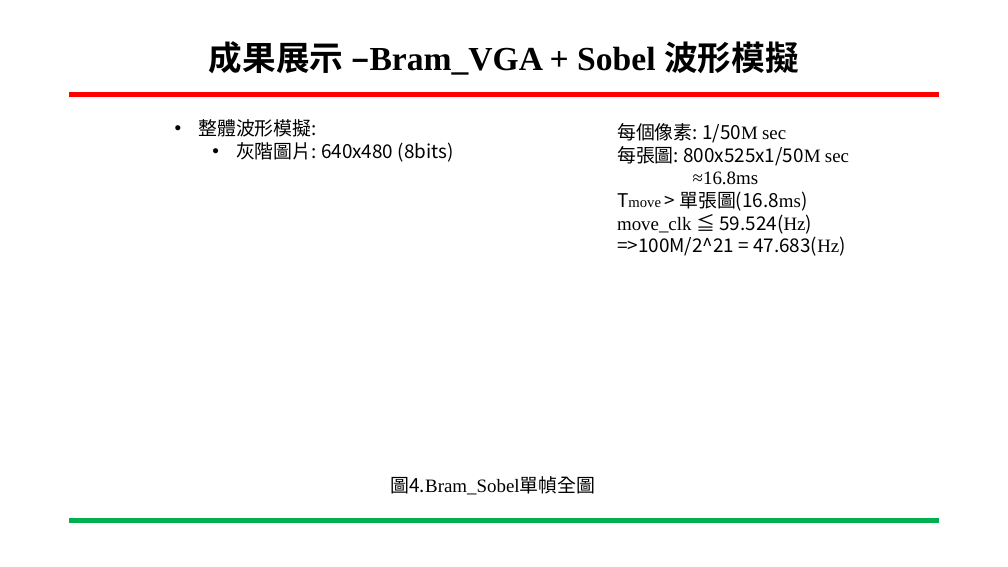
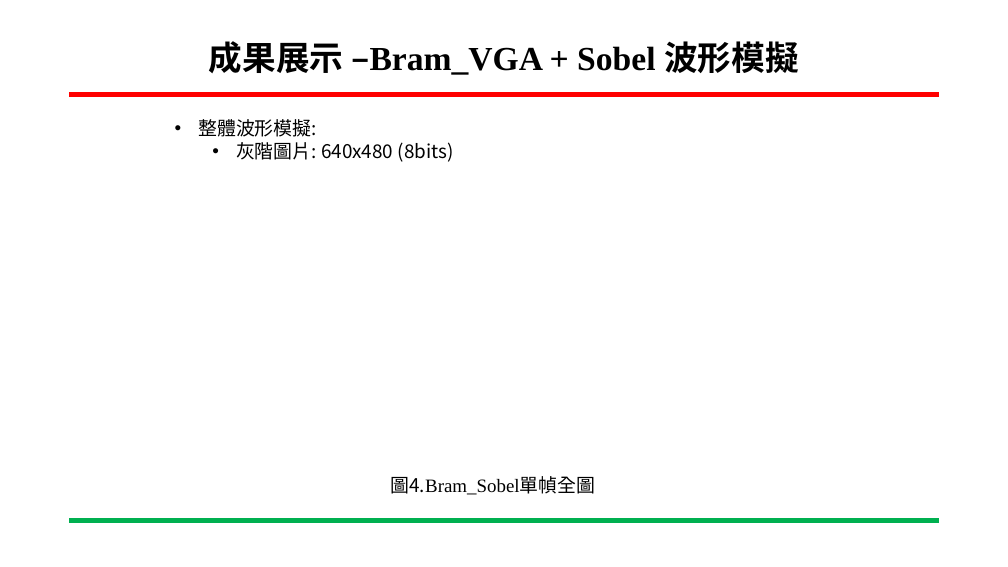
Before and after one commit to ing0331/FPGA, a slide deck: slide 26 of HW8_Canny_BRam/N06-Tutorial/專案進度報告-Canny_VGA-吳東穎-20230607.pptx (slide 25 before the commit). Drawn at 1008x567 pixels with LibreOffice and Linux fonts; fonts in the diff are those of the drawing; background and template pictures are left out. Boxes give left, top, right and bottom in pixels: in the first picture for what was removed or moved away, otherwise in the second. Text is boxed around its words. In the diff, an @@ line names an element or a change of style, - is before the commit and + after.

```diff
--- a/HW8_Canny_BRam/N06-Tutorial/專案進度報告-Canny_VGA-吳東穎-20230607.pptx
+++ b/HW8_Canny_BRam/N06-Tutorial/專案進度報告-Canny_VGA-吳東穎-20230607.pptx
@@ text removed at [617,123,849,256] @@
-每個像素: 1/50M sec
-每張圖: 800x525x1/50M sec
-≈16.8ms
-Tmove > 單張圖(16.8ms)
-move_clk ≦ 59.524(Hz)
-=>100M/2^21 = 47.683(Hz)
```
Also in this commit, not shown: 11 other slides changed, 9 slides added, 4 slides removed, 20 other files.
